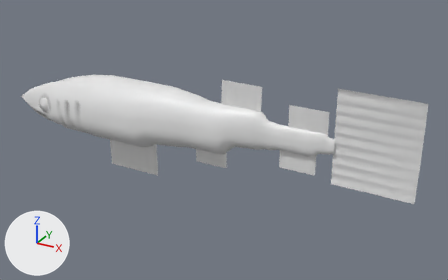
Renders of the glTF model public/models/fish2/lesser-spotted-dogfish.glb from each side of a commit.
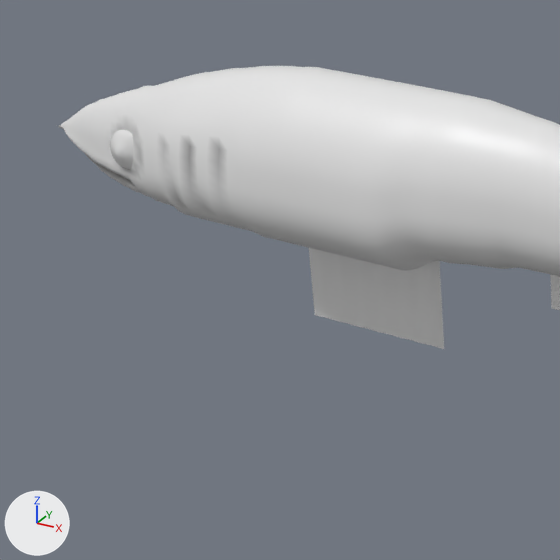
Each version is shown whole from a camera (50 mm lens) standing at (1.181, -1.069, 0.515) and looking at (0.577, 0.028, -0.034), then close up on the part from 0% to 45% of the width and 18% to 90% of the height. Lighting does not change. The marker at lower left points along +X, +Y and +Z. The last two pictures show the newer version.

Before the edit, the objects in view are built like this:
```python
me_fish_lesser_spotted_dogfish = bpy.data.meshes.new('fish_lesser-spotted-dogfish')
me_fish_lesser_spotted_dogfish.from_pydata(...)  # 6394 vertices, 12426 faces; spans x -0.003..1.002, y -0.065..0.065, z -0.148..0.138
# faces by material slot: [8448, 2730, 1248]
me_fish_lesser_spotted_dogfish.materials.append(mat_fish_body)
me_fish_lesser_spotted_dogfish.materials.append(mat_fish_fin)
me_fish_lesser_spotted_dogfish.materials.append(mat_fish_eye)
ob_fish_lesser_spotted_dogfish = bpy.data.objects.new('fish_lesser-spotted-dogfish', me_fish_lesser_spotted_dogfish)
ob_fish_lesser_spotted_dogfish.location = (0.0, 0.0, 0.0)
```
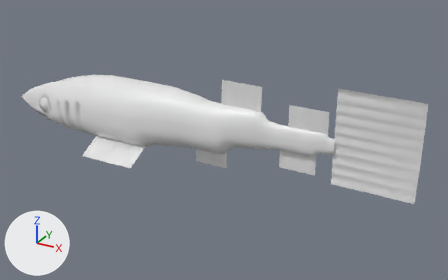
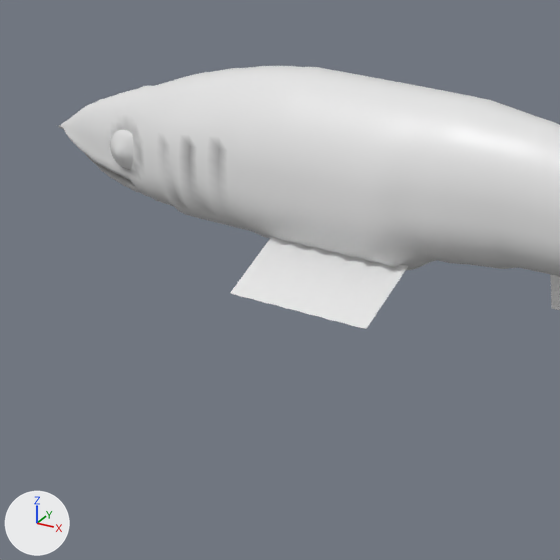
The edits, one by one:
me_fish_lesser_spotted_dogfish is used by ob_fish_lesser_spotted_dogfish; location (0.0, 0.0, 0.0).
me_fish_lesser_spotted_dogfish had 6394 vertices, 12426 faces and spanned x -0.003..1.002, y -0.065..0.065, z -0.148..0.138.
me_fish_lesser_spotted_dogfish now has 6494 vertices, 12578 faces and spans x -0.003..1.002, y -0.103..0.103, z -0.086..0.138.
me_fish_lesser_spotted_dogfish part 1: a new loose piece of 200 vertices spanning x 0.281..0.417, y -0.103..-0.041, z -0.086..-0.054, in mat_fish_fin.
me_fish_lesser_spotted_dogfish part 2: the loose piece of 300 vertices spanning x 0.281..0.417, y -0.002..0.002, z -0.148..-0.043 is deleted.
Other edits to the shape of me_fish_lesser_spotted_dogfish do not show in these pictures.

Where the change shows, as pixel boxes [x1, y1, x2, y2] in the close-ups (560 x 560 px):
'fish_lesser-spotted-dogfish', reshaped: before [58, 66, 560, 349]; after [58, 66, 560, 329]
part 1 of me_fish_lesser_spotted_dogfish, added: after [230, 237, 409, 329]
part 2 of me_fish_lesser_spotted_dogfish, deleted: before [309, 248, 444, 349]
